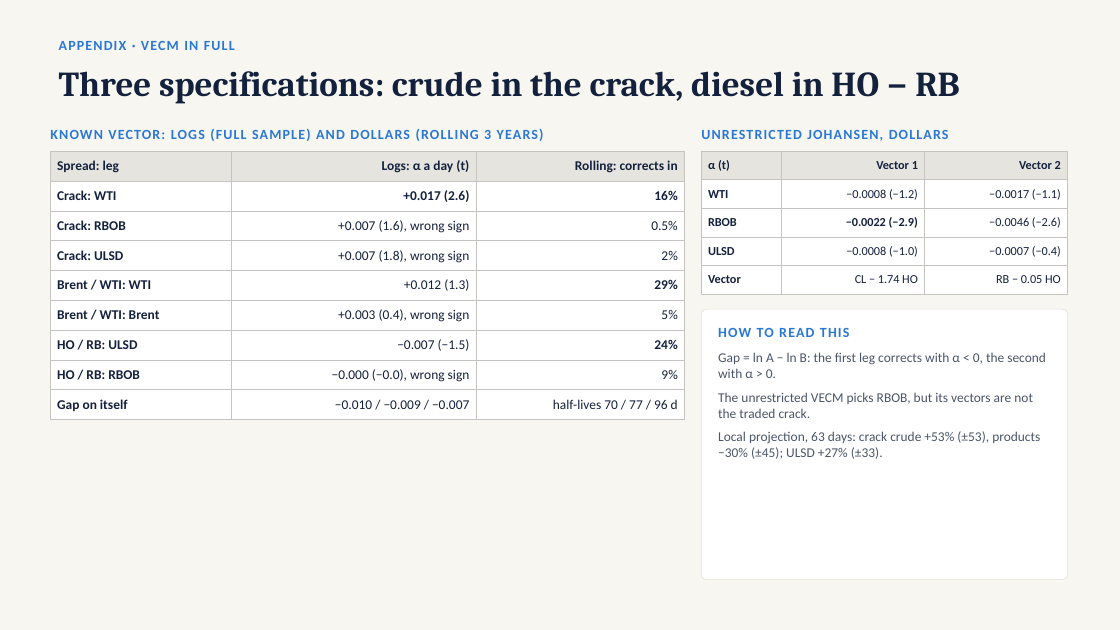
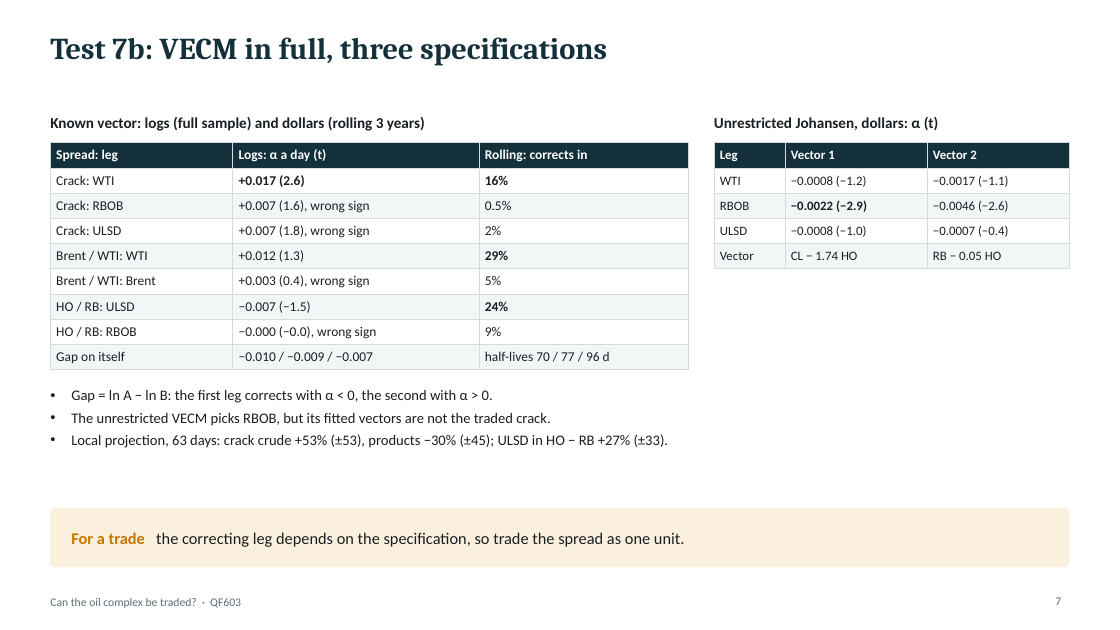
Before and after one commit to santapris/QF603-QAFM, a slide deck: slide 7 of report/garch_vecm_slides.pptx. Drawn at 1120x630 pixels with LibreOffice and Linux fonts; fonts in the diff are those of the drawing. Boxes give left, top, right and bottom in pixels: in the first picture for what was removed or moved away, otherwise in the second. Text is boxed around its words. In the diff, an @@ line names an element or a change of style, - is before the commit and + after.

```diff
--- a/report/garch_vecm_slides.pptx
+++ b/report/garch_vecm_slides.pptx
@@ background #F7F6F1 to #FFFFFF @@
@@ title at box(50, 37, 607, 66): text changed; size 12 to 26 pt; font Calibri to Cambria; text colour #2A78D6 to #13303B @@
-APPENDIX · VECM IN FULL
+Test 7b: VECM in full, three specifications
@@ title removed at box(59, 71, 960, 103) @@
-Three specifications: crude in the crack, diesel in HO − RB
@@ text at box(50, 117, 425, 131): text changed; size 12 to 13 pt; text colour #2A78D6 to #1A1F24 @@
-KNOWN VECTOR: LOGS (FULL SAMPLE) AND DOLLARS (ROLLING 3 YEARS)
+Known vector: logs (full sample) and dollars (rolling 3 years)
@@ text "Known vector: logs (full sample) ..." at box(50, 117, 425, 131): vertical alignment middle to top @@
@@ text "Unrestricted Johansen, dollars: α (t)" at box(714, 117, 939, 130): vertical alignment middle to top @@
@@ text at box(714, 117, 939, 130): text changed; size 12 to 13 pt; text colour #2A78D6 to #1A1F24 @@
-UNRESTRICTED JOHANSEN, DOLLARS
+Unrestricted Johansen, dollars: α (t)
@@ table at box(50, 143, 689, 370) @@
@@ fill #E5E4DF to #13303B in row 1 @@
@@ fill #FFFFFF to #F3F6F7 in 12 cells @@
@@ text colour #14213D to #FFFFFF in "Spread: leg", "Logs: α a day (t)", "Rolling: corrects in" @@
@@ text colour #14213D to #1A1F24 in "Crack: WTI", "+0.017 (2.6)", "16%", "Crack: RBOB" and 20 more places @@
@@ bold off in "Crack: WTI", "Crack: RBOB", "Crack: ULSD", "Brent / WTI: WTI" and 4 more places @@
@@ alignment right to left @@
@@ borders changed @@
@@ table: place and size @@
-table at box(50, 151, 685, 419)
+table at box(50, 143, 689, 370)
@@ table at box(714, 143, 1070, 269) @@
-row 1, column 1: α (t)
+row 1, column 1: Leg
@@ fill #E5E4DF to #13303B in row 1 @@
@@ fill #FFFFFF to #F3F6F7 in 6 cells @@
@@ size 10.5 to 11 pt @@
@@ text colour #14213D to #FFFFFF in "Vector 1", "Vector 2" @@
@@ text colour #14213D to #1A1F24 in "WTI", "−0.0008 (−1.2)", "−0.0017 (−1.1)", "RBOB" and 8 more places @@
@@ bold off in "WTI", "RBOB", "ULSD", "Vector" @@
@@ alignment right to left @@
@@ borders changed @@
@@ table: place and size @@
-table at box(702, 151, 1068, 294)
+table at box(714, 143, 1070, 269)
@@ rounded rectangle removed at box(702, 309, 1068, 580) @@
@@ text removed at box(718, 328, 850, 337) @@
-HOW TO READ THIS
@@ text "Gap = ln A − ...": place and size @@
-text "Gap = ln A − ..." at box(718, 352, 1046, 459)
+text "Gap = ln A − ..." at box(71, 390, 669, 448)
@@ text at box(71, 413, 669, 448): text changed; size 11.5 to 12.5 pt; text colour #4A5568 to #1A1F24 @@
-The unrestricted VECM picks RBOB, but its vectors are not the traded crack.
-Local projection, 63 days: crack crude +53% (±53), products −30% (±45); ULSD +27% (±33).
+• The unrestricted VECM picks RBOB, but its fitted vectors are not the traded crack.
+• Local projection, 63 days: crack crude +53% (±53), products −30% (±45); ULSD in HO − RB +27% (±33).
@@ text at box(71, 390, 493, 403): size 11.5 to 12.5 pt, text colour #4A5568 to #1A1F24 in "Gap = ln A − ln B: ..."; bullet none to •; less space between paragraphs @@
@@ rounded rectangle added at box(50, 508, 1070, 567), fill #FBF0DD, outline #FBF0DD 0.5 pt @@
@@ text added at box(71, 532, 685, 547), 14 pt, text #1A1F24 @@
+For a trade the correcting leg depends on the specification, so trade the spread as one unit.
@@ text added at box(50, 598, 241, 608), 10 pt, text #5E6E76 @@
+Can the oil complex be traded? · QF603
@@ page number added at box(1055, 597, 1061, 605), 10 pt, text #5E6E76 @@
+7
```
Also in this commit, not shown: 7 other slides changed, 1 other file.
